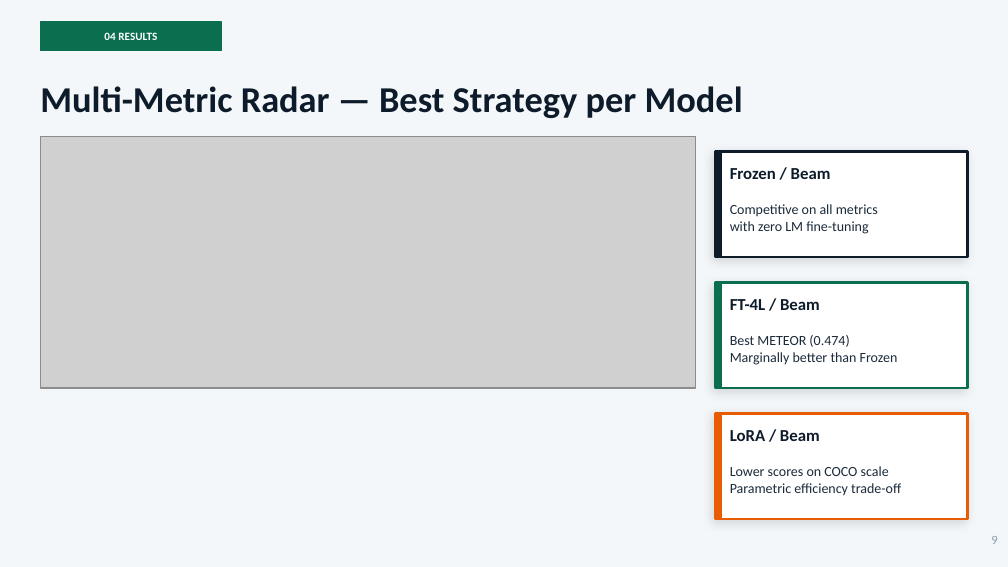
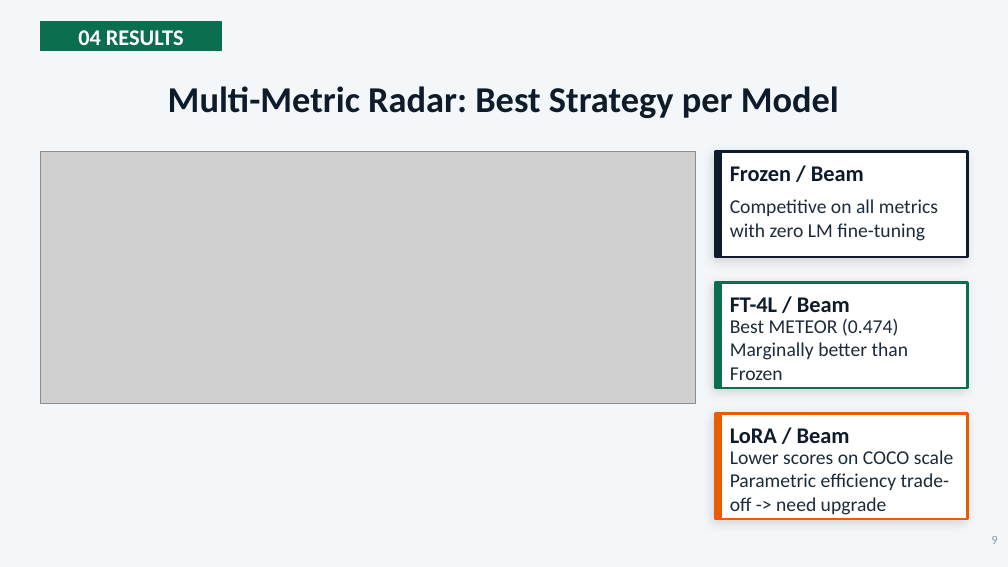
Before and after one commit to lequo-neu/Generative_Project, a slide deck: slide 9 of reports/Generative_Presentation_Group8.pptx. Drawn at 1008x567 pixels with LibreOffice and Linux fonts; fonts in the diff are those of the drawing; grey boxes stand for pictures. Boxes give left, top, right and bottom in pixels: in the first picture for what was removed or moved away, otherwise in the second. Text is boxed around its words. In the diff, an @@ line names an element or a change of style, - is before the commit and + after.

```diff
--- a/reports/Generative_Presentation_Group8.pptx
+++ b/reports/Generative_Presentation_Group8.pptx
@@ text "04 RESULTS" at [78, 30, 184, 45]: size 8 to 16 pt @@
@@ text at [168, 86, 839, 118]: text changed @@
-Multi-Metric Radar — Best Strategy per Model
+Multi-Metric Radar: Best Strategy per Model
@@ picture: place and size @@
-picture at [40, 136, 696, 388]
+picture at [40, 151, 696, 403]
@@ text "Competitive on all metrics" at [730, 199, 938, 241]: size 10 to 14 pt @@
@@ text "Best METEOR (0.474)" at [730, 319, 909, 380]: size 10 to 14 pt @@
@@ size 12 to 16 pt in 3 elements at [730, 166, 864, 181], [730, 297, 850, 312], [730, 428, 850, 443] @@
@@ text at [730, 473, 950, 515]: text changed; size 10 to 14 pt @@
-Parametric efficiency trade-off
+Parametric efficiency trade-off -> need upgrade
@@ text at [730, 450, 953, 464]: size 10 to 14 pt in "Lower scores on COCO scale" @@
```
Also in this commit, not shown: 14 other slides changed, 4 other files.
